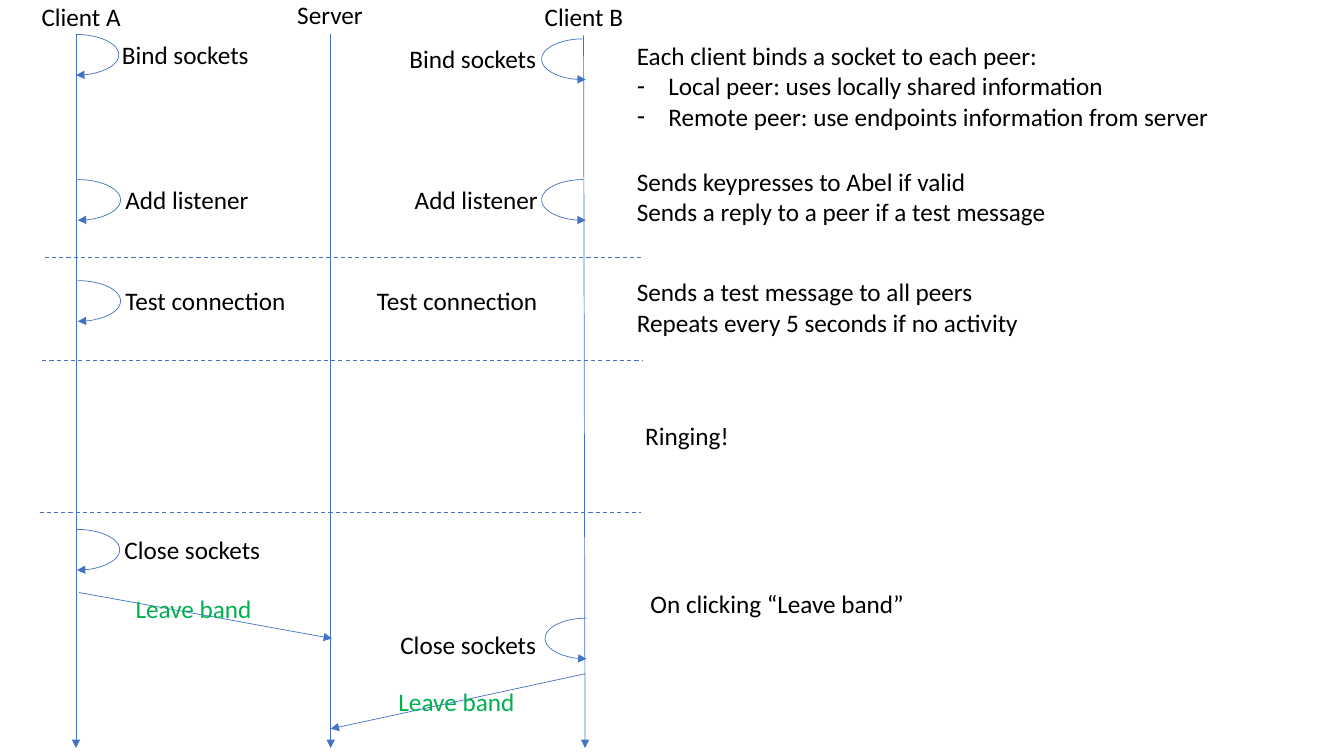
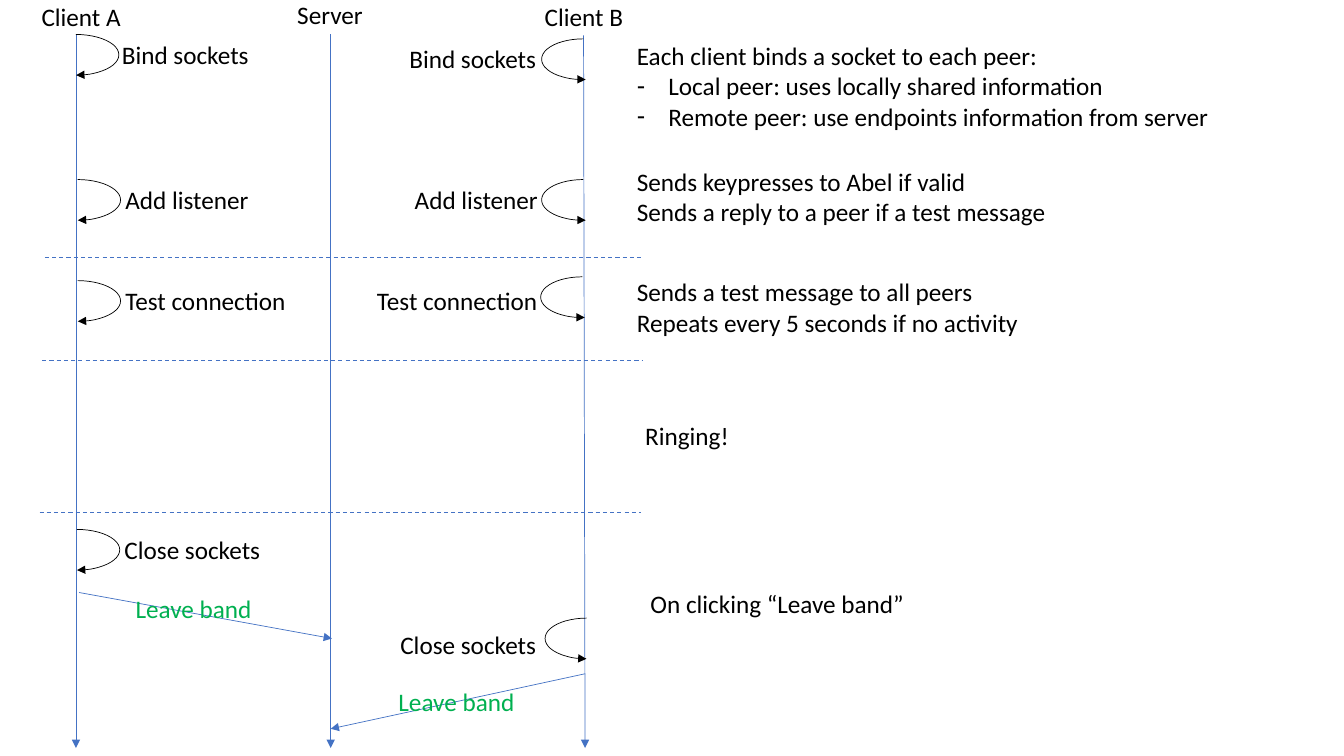
Before and after one commit to drichards2/muster, a slide deck: slide 3 of Muster.pptx. Drawn at 1344x756 pixels with LibreOffice and Linux fonts; fonts in the diff are those of the drawing. Boxes give left, top, right and bottom in pixels: in the first picture for what was removed or moved away, otherwise in the second. Text is boxed around its words. In the diff, an @@ line names an element or a change of style, - is before the commit and + after.

```diff
--- a/Muster.pptx
+++ b/Muster.pptx
@@ arc (boxed as its full ellipse) added at bbox=[540, 277, 624, 318], outline #000000 0.5 pt @@
@@ outline #4472C4 0.5 pt to #000000 0.5 pt in 7 elements at bbox=[33, 34, 119, 75], bbox=[541, 39, 625, 80], bbox=[34, 179, 120, 220], bbox=[541, 179, 625, 220], bbox=[34, 280, 120, 321], bbox=[545, 618, 629, 658], bbox=[34, 529, 120, 570] @@
```
Also in this commit, not shown: 2 other slides changed.
